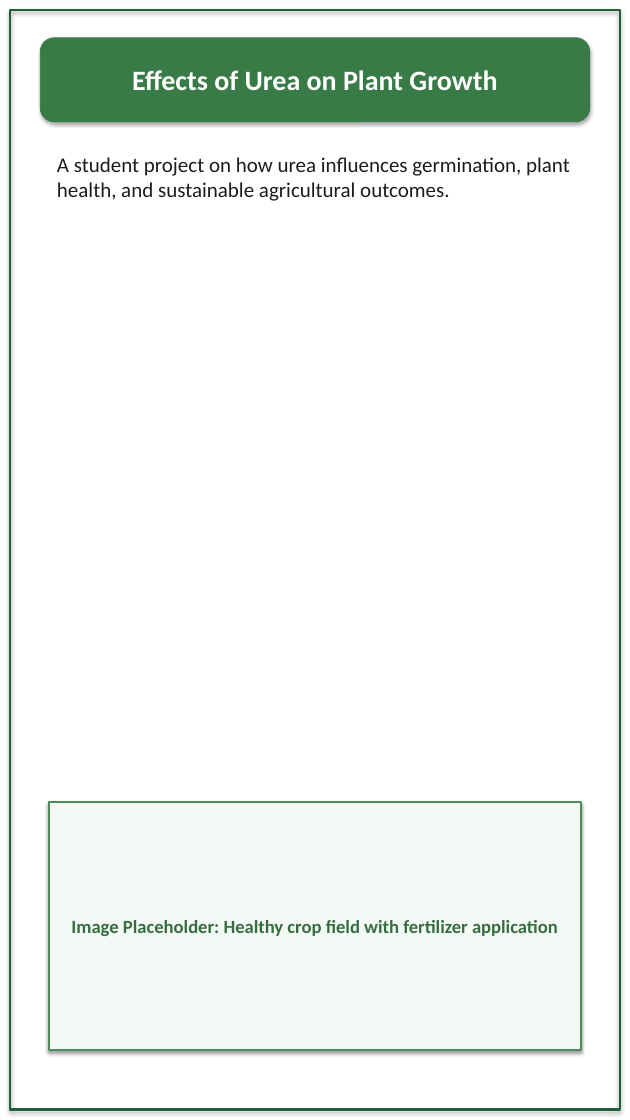
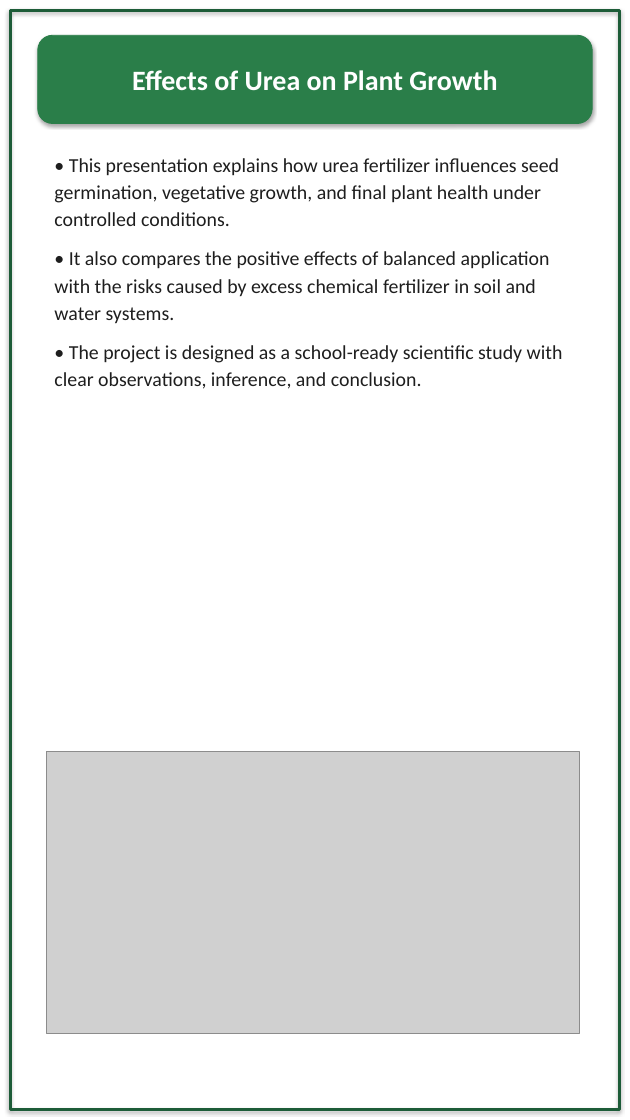
Before and after one commit to rpraut2008-stack/Vinsmoke, a slide deck: slide 1 of Effects_of_Urea_on_Plant_Growth.pptx. Drawn at 630x1120 pixels with LibreOffice and Linux fonts; fonts in the diff are those of the drawing; grey boxes stand for pictures. Boxes give left, top, right and bottom in pixels: in the first picture for what was removed or moved away, otherwise in the second. Text is boxed around its words. In the diff, an @@ line names an element or a change of style, - is before the commit and + after.

```diff
--- a/Effects_of_Urea_on_Plant_Growth.pptx
+++ b/Effects_of_Urea_on_Plant_Growth.pptx
@@ rectangle at <box>10,10,620,1110</box>: outline #1F5F3A 2.2 pt to #1D5C38 2.5 pt @@
@@ rounded rectangle "Effects of Urea on Plant ..." at <box>38,35,592,123</box>: fill #397B47 to #2A7E49; outline #397B47 0.75 pt to #2A7E49 0.75 pt @@
@@ text at <box>54,158,563,389</box>: text changed; size 18 to 17 pt; text colour #1D1D1D to #1E1E1E @@
-A student project on how urea influences germination, plant health, and sustainable agricultural outcomes.
+• This presentation explains how urea fertilizer influences seed germination, vegetative growth, and final plant health under controlled conditions.
+• It also compares the positive effects of balanced application with the risks caused by excess chemical fertilizer in soil and water systems.
+• The project is designed as a school-ready scientific study with clear observations, inference, and conclusion.
@@ picture added at <box>46,752,580,1033</box> @@
@@ rectangle removed at <box>49,802,581,1050</box> @@
-Image Placeholder: Healthy crop field with fertilizer application
```
Also in this commit, not shown: 10 other slides changed, 12 slides added, 12 slides removed.
